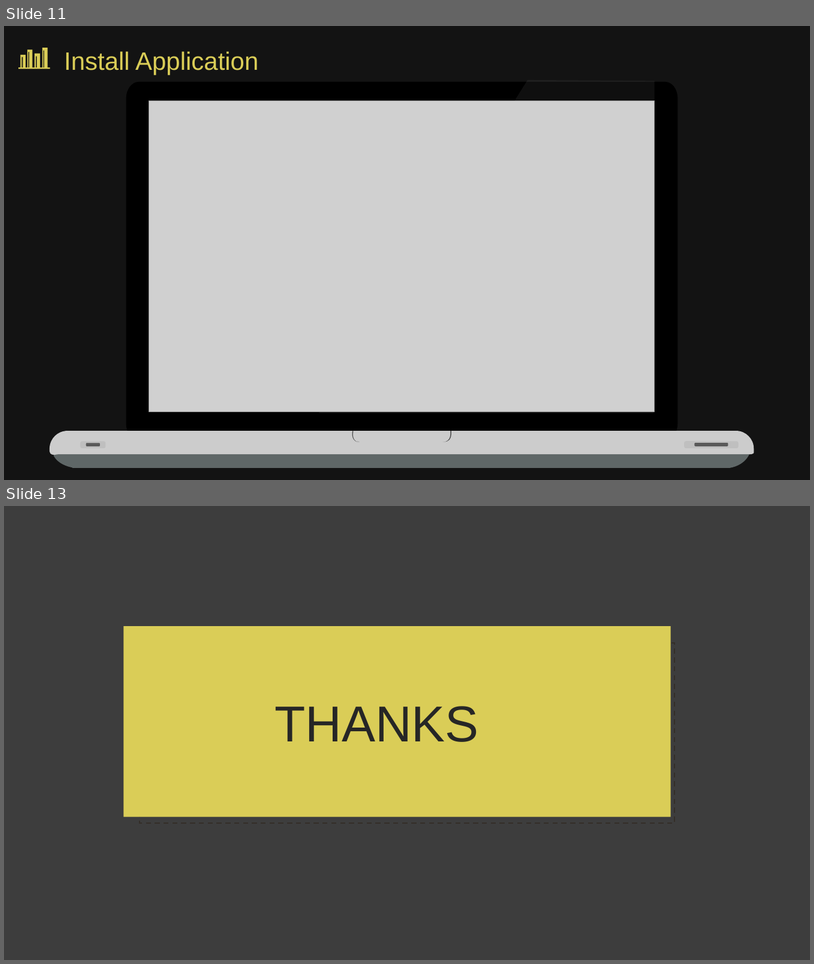
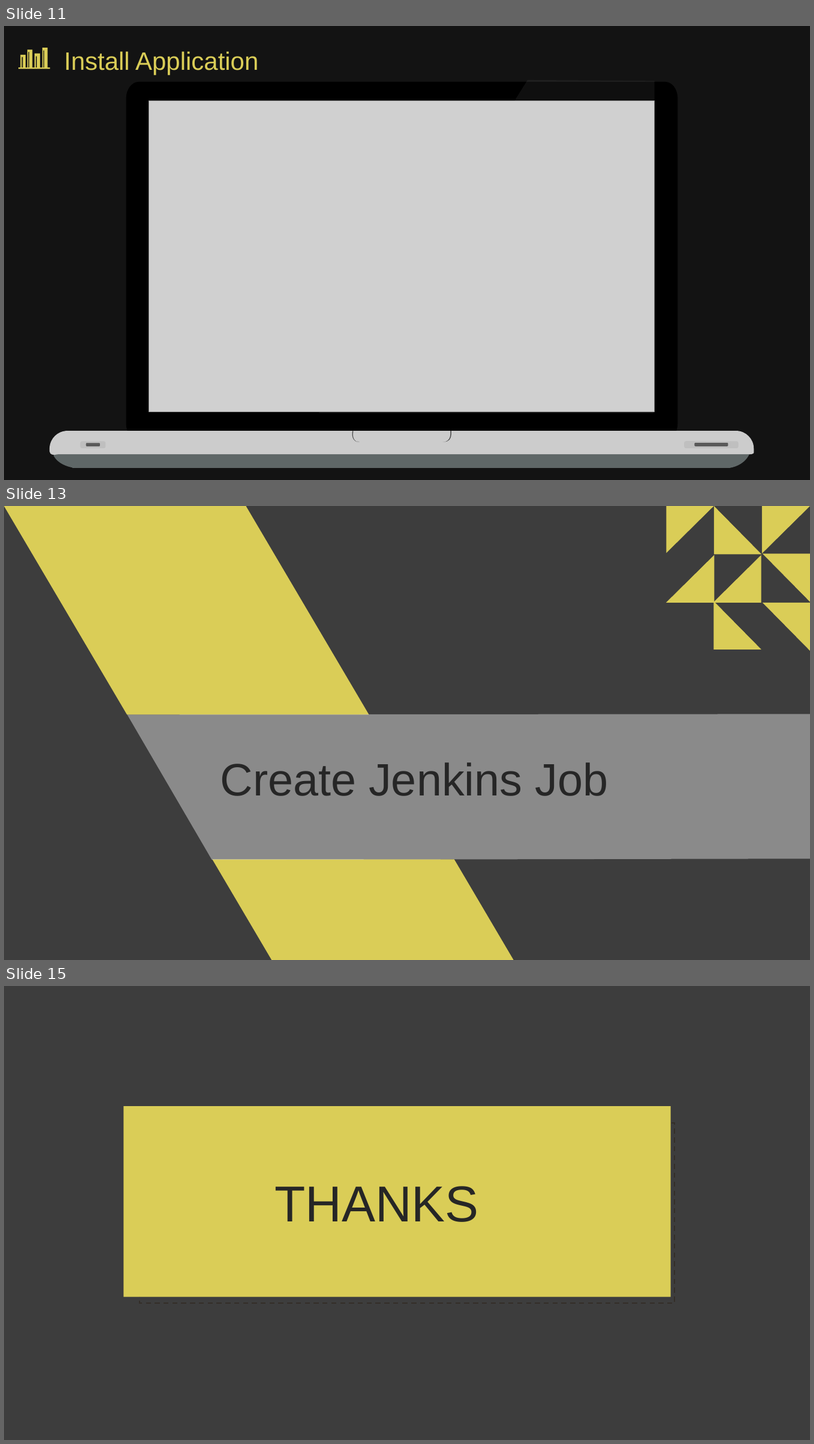
Before and after one commit to frostmarry/DumbwaysBootcamp, a slide deck: dumbweek3/elga-dumbweek3.pptx. Shown one above the other, each under a label of ours: slides 11 and 13 before the commit, slides 11, 13 and 15 after it; the slides between them are not shown. The pictures are 814x964 and 814x1444 pixels, drawn with LibreOffice and Linux fonts; fonts in the diff are those of the drawing; grey boxes stand for pictures; background and template pictures are left out; a plain dark background stands for a picture behind light text. Boxes give left, top, right and bottom in pixels: in the first picture for what was removed or moved away, otherwise in the second. Text is boxed around its words. In the diff, an @@ line names an element or a change of style, - is before the commit and + after.

```diff
--- a/dumbweek3/elga-dumbweek3.pptx
+++ b/dumbweek3/elga-dumbweek3.pptx
@@ slide 13 added at box(4, 506, 810, 960), background picture (left out); not listed: 1 template element that a slide beside it also shows @@
@@ freeform shape added at box(4, 506, 514, 960), fill #DACD57 @@
@@ right triangle added at box(667, 506, 715, 553), fill #DACD57 @@
@@ right triangle added at box(715, 506, 762, 555), fill #DACD57 @@
@@ right triangle added at box(762, 506, 810, 553), fill #DACD57 @@
@@ right triangle added at box(667, 555, 715, 603), fill #DACD57 @@
@@ right triangle added at box(714, 555, 762, 603), fill #DACD57 @@
@@ right triangle added at box(763, 554, 810, 602), fill #DACD57 @@
@@ right triangle added at box(714, 601, 762, 649), fill #DACD57 @@
@@ right triangle added at box(763, 603, 810, 651), fill #DACD57 @@
@@ freeform shape added at box(128, 714, 810, 860), fill #FFFFFF at 40% opacity @@
@@ text added at box(220, 762, 608, 796), 54 pt, text #262626 @@
+Create Jenkins Job
@@ what was slide 13 is now slide 15 @@
```
Also in this commit, not shown: 2 other slides added, 1 slide removed.
